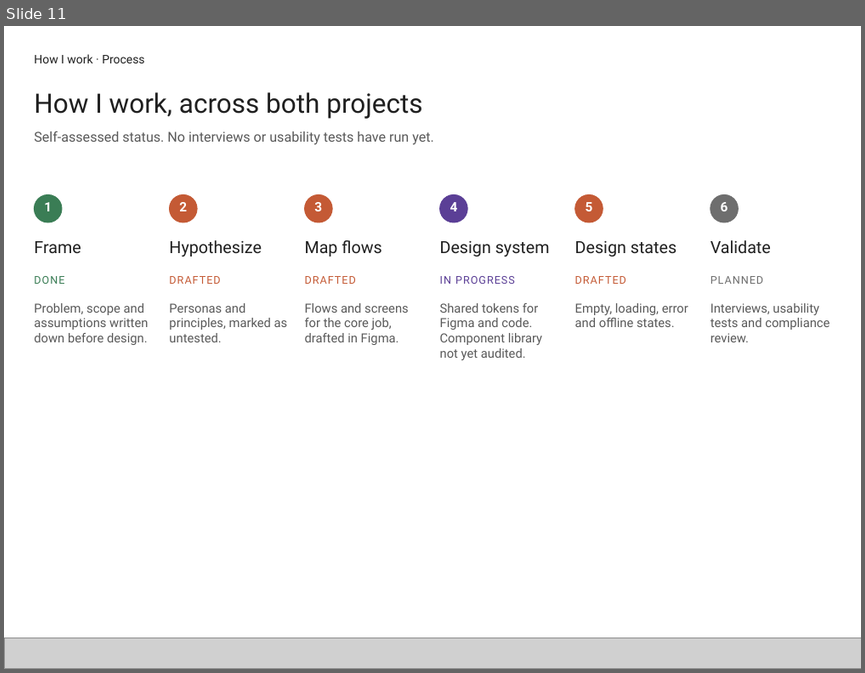
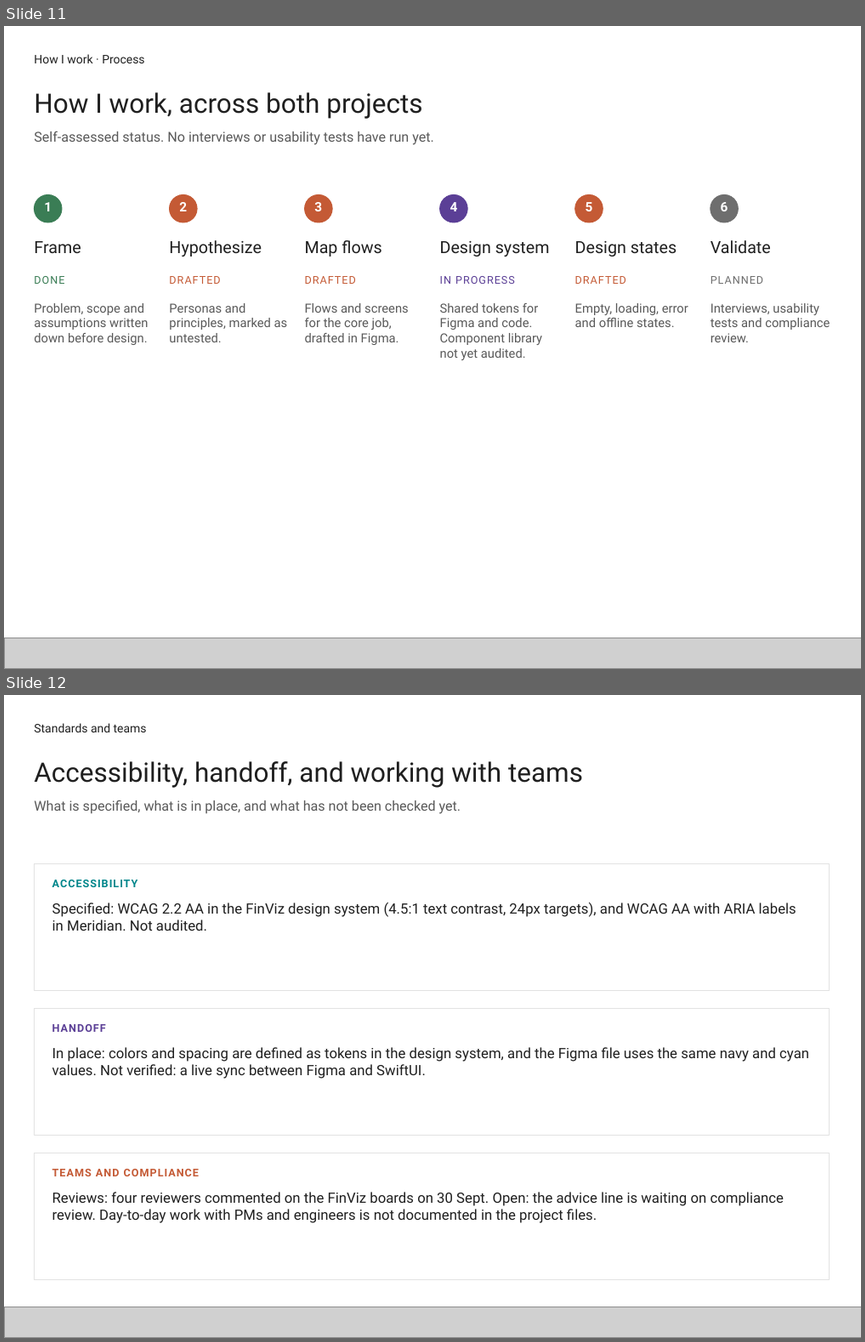
Before and after one commit to CHUNKY21/portfolio-export, a slide deck: Portfolio-Highlights.pptx. Shown one above the other, each under a label of ours: slide 11 before the commit, slides 11 and 12 after it. The pictures are 865x673 and 865x1342 pixels, drawn with LibreOffice and Linux fonts; fonts in the diff are those of the drawing; grey boxes stand for pictures. Boxes give left, top, right and bottom in pixels: in the first picture for what was removed or moved away, otherwise in the second. Text is boxed around its words. In the diff, an @@ line names an element or a change of style, - is before the commit and + after.

```diff
--- a/Portfolio-Highlights.pptx
+++ b/Portfolio-Highlights.pptx
@@ slide 12 added at [4, 695, 861, 1338], background #FFFFFF @@
@@ text added at [34, 723, 147, 732], 14.2 pt, text #1F1F1F @@
+Standards and teams
@@ text added at [34, 761, 583, 788], 32 pt, text #1F1F1F @@
+Accessibility, handoff, and working with teams
@@ text added at [34, 800, 461, 814], 16.4 pt, text #595959 @@
+What is specified, what is in place, and what has not been checked yet.
@@ rectangle added at [34, 863, 829, 990], fill #FFFFFF, outline #E2E2E2 1 pt @@
@@ text added at [52, 879, 138, 887], 12.8 pt, text #00868B, bold @@
+ACCESSIBILITY
@@ text added at [52, 902, 796, 930], 17 pt, text #1F1F1F @@
+Specified: WCAG 2.2 AA in the FinViz design system (4.5:1 text contrast, 24px targets), and WCAG AA with ARIA labels in Meridian. Not audited.
@@ rectangle added at [34, 1009, 829, 1134], fill #FFFFFF, outline #E2E2E2 1 pt @@
@@ text added at [52, 1024, 106, 1032], 12.8 pt, text #5B3F96, bold @@
+HANDOFF
@@ text added at [52, 1047, 809, 1078], 17 pt, text #1F1F1F @@
+In place: colors and spacing are defined as tokens in the design system, and the Figma file uses the same navy and cyan values. Not verified: a live sync between Figma and SwiftUI.
@@ rectangle added at [34, 1153, 829, 1280], fill #FFFFFF, outline #E2E2E2 1 pt @@
@@ text added at [52, 1168, 199, 1176], 12.8 pt, text #C45A35, bold @@
+TEAMS AND COMPLIANCE
@@ text added at [52, 1191, 784, 1223], 17 pt, text #1F1F1F @@
+Reviews: four reviewers commented on the FinViz boards on 30 Sept. Open: the advice line is waiting on compliance review. Day-to-day work with PMs and engineers is not documented in the project files.
@@ picture added at [4, 1306, 861, 1338] @@
```
Also in this commit, not shown: 2 other files.
